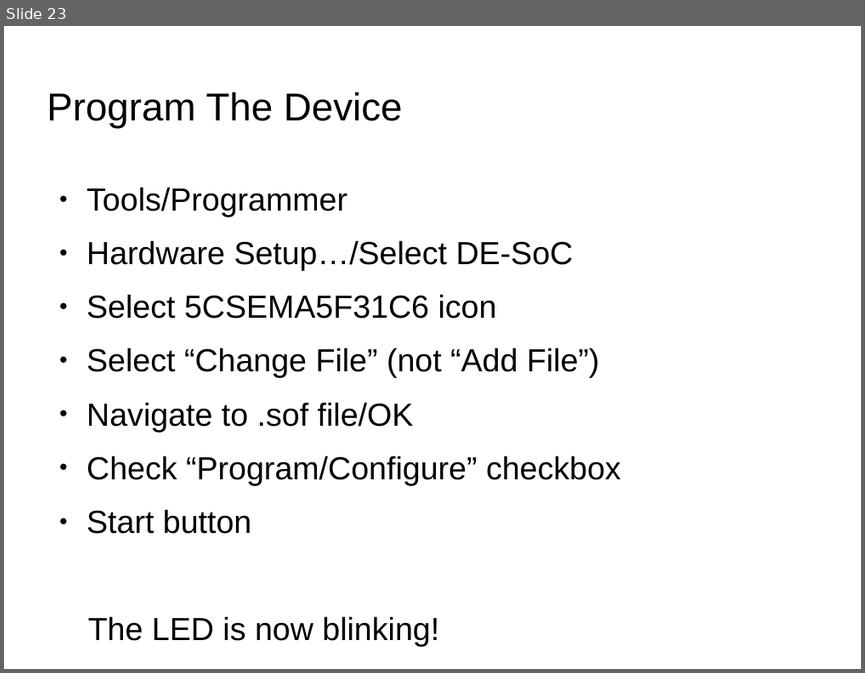
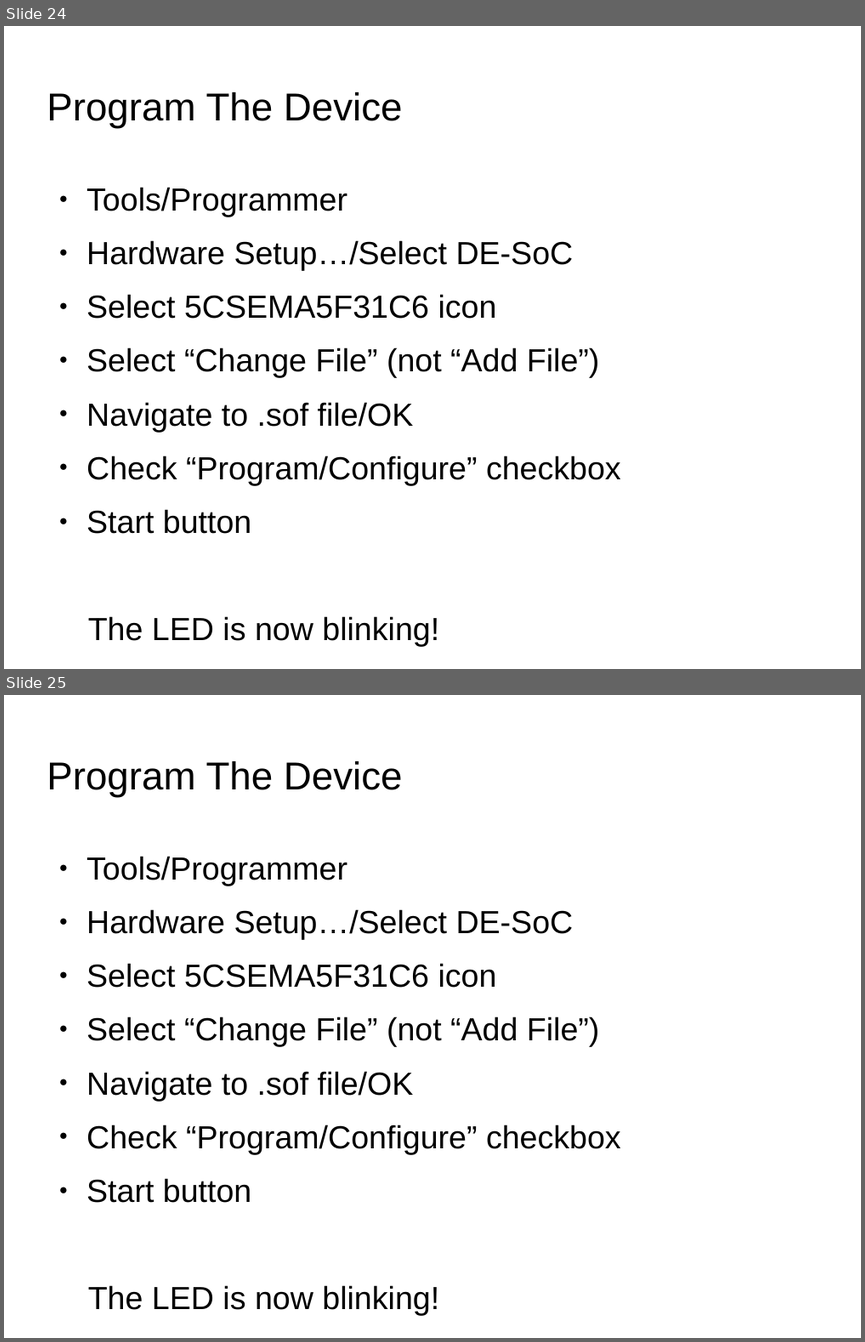
Before and after one commit to AustinFPGA/MeetingSlides, a slide deck: HelloWorldFPGA.odp. Shown one above the other, each under a label of ours: slide 23 before the commit, slides 24 and 25 after it. The pictures are 865x673 and 865x1342 pixels, drawn with LibreOffice and Linux fonts; fonts in the diff are those of the drawing; background and template pictures are left out. Boxes give left, top, right and bottom in pixels: in the first picture for what was removed or moved away, otherwise in the second. Text is boxed around its words. In the diff, an @@ line names an element or a change of style, - is before the commit and + after.

```diff
--- a/HelloWorldFPGA.odp
+++ b/HelloWorldFPGA.odp
@@ slide 25 added at bbox=[4, 695, 861, 1338], background picture (left out) @@
@@ title added at bbox=[46, 761, 403, 798], 36 pt, text #000000 @@
+Program The Device
@@ text added at bbox=[86, 856, 621, 1315], 29.6 pt, text #000000 @@
+● Tools/Programmer
+● Hardware Setup…/Select DE-SoC
+● Select 5CSEMA5F31C6 icon
+● Select “Change File” (not “Add File”)
+● Navigate to .sof file/OK
+● Check “Program/Configure” checkbox
+● Start button
+The LED is now blinking!
@@ what was slide 23 is now slide 24 @@
```
Also in this commit, not shown: 5 slides changed, 1 other slide added.
